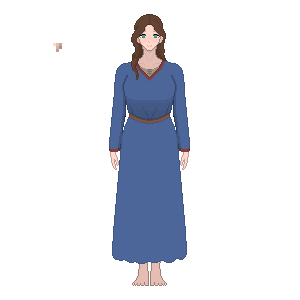
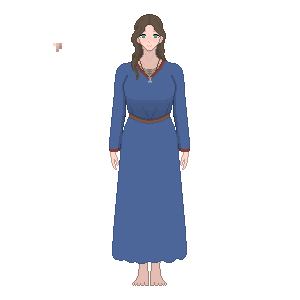
Two versions of the same layered image (300 x 300). Layer-by-layer changes:
showed "mjolnir" over [139, 58, 160, 83]
painted on "it" over [131, 14, 167, 80]
painted on "Background" over [131, 14, 167, 83]
